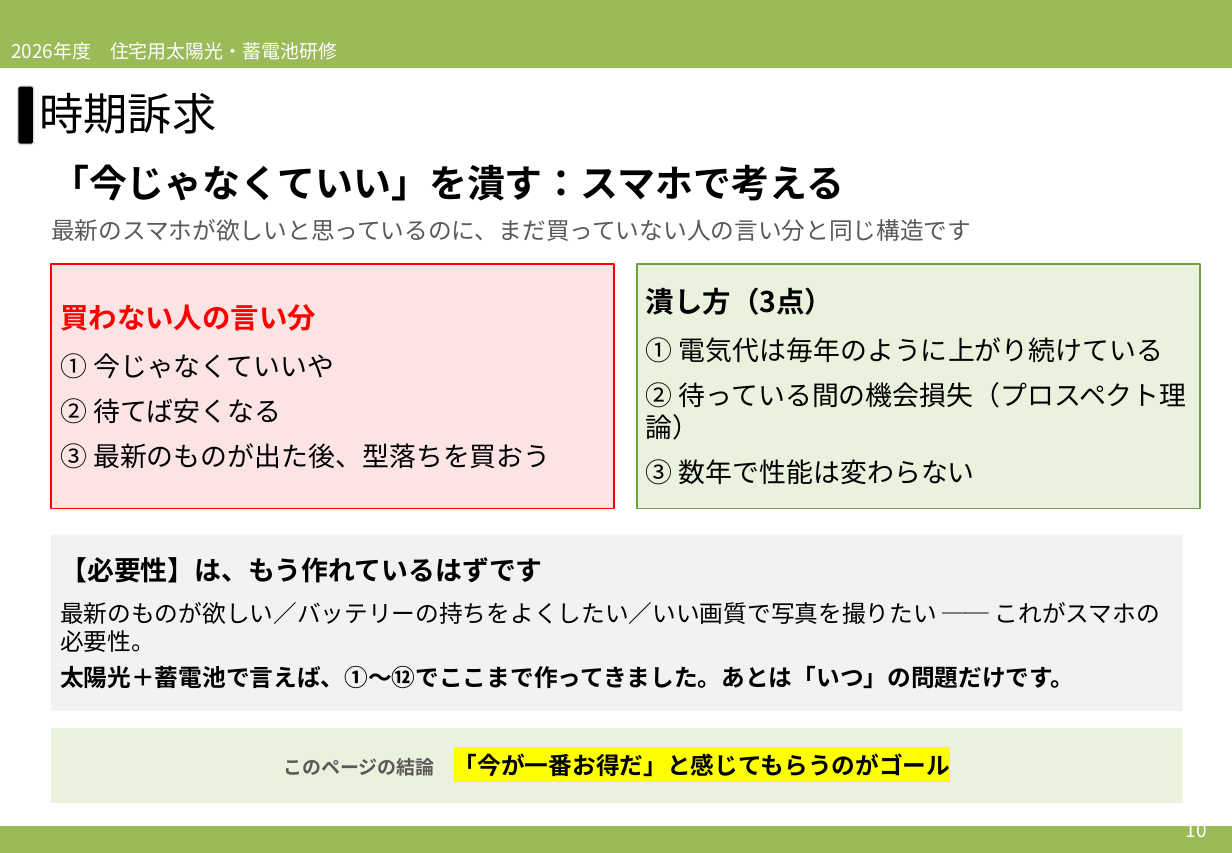
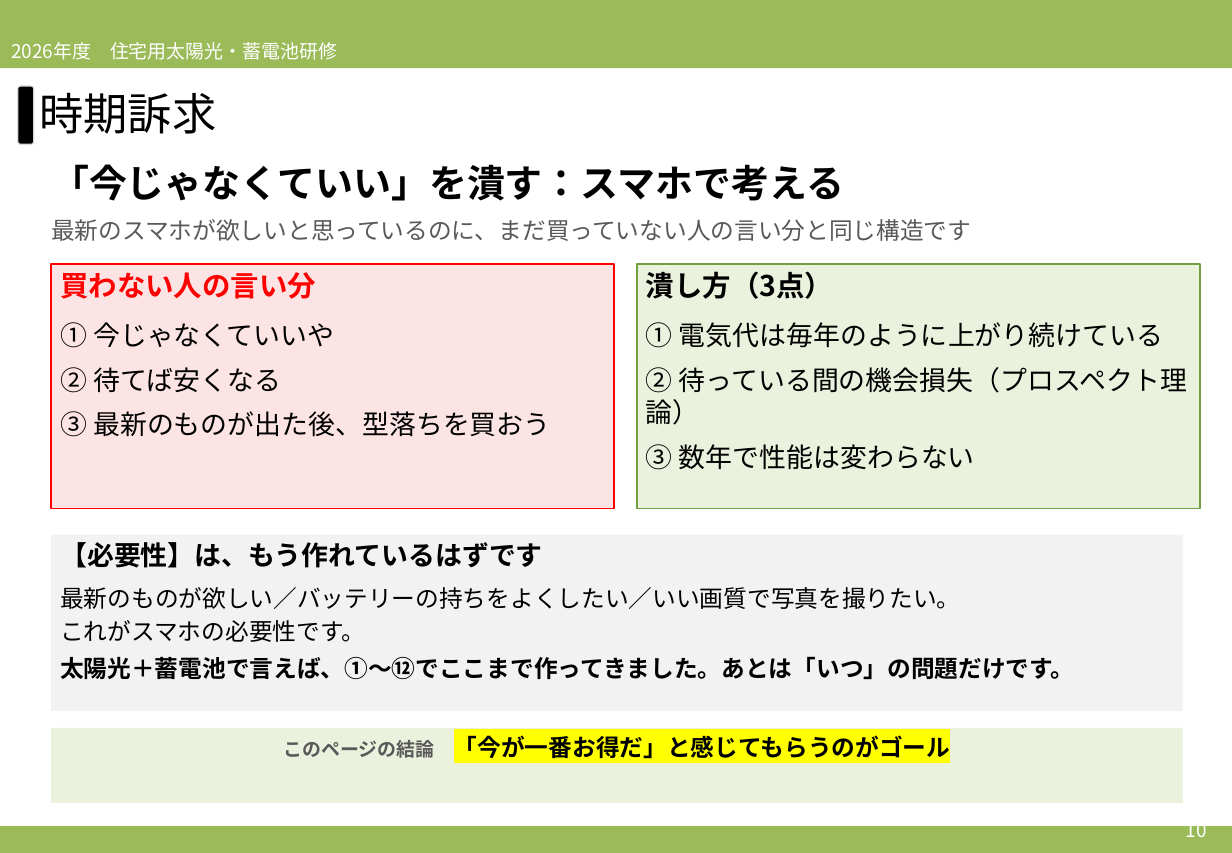
Before and after one commit to soshiro-iki-sys/-, a slide deck: slide 10 of slides/2026営業研修_第4回_時期・料金訴求＆ロープレ.pptx. Drawn at 1232x853 pixels with LibreOffice and Linux fonts; fonts in the diff are those of the drawing. Boxes give left, top, right and bottom in pixels: in the first picture for what was removed or moved away, otherwise in the second. Text is boxed around its words. In the diff, an @@ line names an element or a change of style, - is before the commit and + after.

```diff
--- a/slides/2026営業研修_第4回_時期・料金訴求＆ロープレ.pptx
+++ b/slides/2026営業研修_第4回_時期・料金訴求＆ロープレ.pptx
@@ vertical alignment middle to top in 4 elements at [51, 264, 614, 508], [637, 264, 1200, 508], [51, 728, 1183, 803], [51, 535, 1183, 711] @@
@@ text in rectangle at [60, 587, 960, 642]: text changed @@
-最新のものが欲しい／バッテリーの持ちをよくしたい／いい画質で写真を撮りたい ── これがスマホの必要性。
+最新のものが欲しい／バッテリーの持ちをよくしたい／いい画質で写真を撮りたい。
+これがスマホの必要性です。
```
Also in this commit, not shown: 27 other slides changed, 7 other files.
